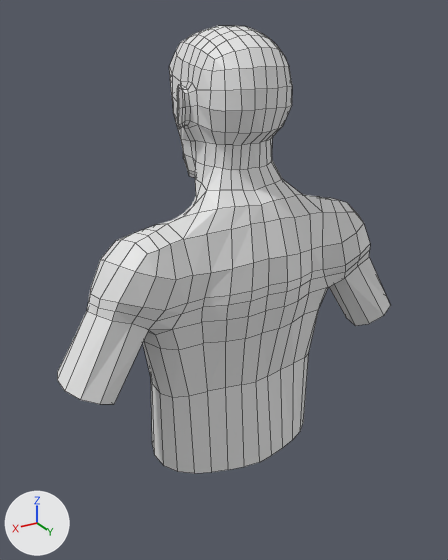
A saved change to the Blender file Projects/BaseMeshPractice.blend.
One viewpoint serves both versions: a 50 mm lens placed at (244.0, 389.0, 588.0), pointed at (2.0, -16.0, 386.0). The lights are fixed; the arrows at lower left show +X, +Y and +Z. Mesh edges are drawn as thin lines.
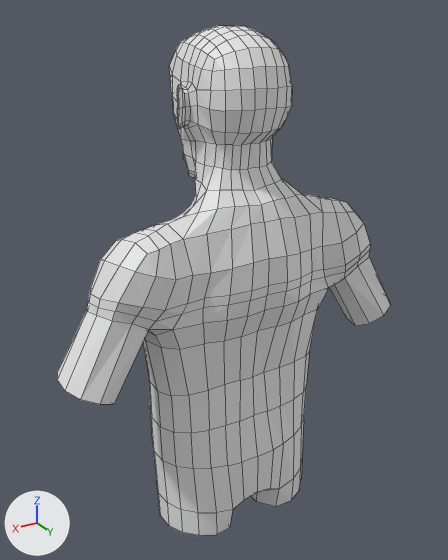
Commit message: start developing pelvis area

What changed in the scene script:
```text
Change me_cube:
    used by ob_cube; location = (0.0, 0.0, 0.0)
    remove me_cube.from_pydata(...)  # 446 vertices, 411 faces; spans x 0.0..152.0, y -62.0..47.0, z 232.0..580.0
    add me_cube.from_pydata(...)  # 492 vertices, 455 faces; spans x 0.0..152.0, y -62.0..47.0, z 162.0..580.0
    me_cube part 1
    14 vertices are removed from x 0.0..73.0, y -52.0..40.0, z 232.0..239.0
    13 faces are deleted
    3 vertices in x 0.0..31.0, y 35.0..44.0, z 360.0..381.0 move by (0.0, -1.0, 0.0)
    3 vertices in x 66.0..77.0, y -33.0..26.0, z 352.0..359.0 move by (-1.0, 0.0, 0.0)
    25 vertices move from x 0.0..81.0, y -54.0..40.0, z 309.0..393.0 to x 0.0..79.0, y -56.0..41.0, z 311.0..393.0
    60 vertices are added at x 0.0..73.0, y -57.0..38.0, z 162.0..279.0
    57 new faces join them
```

Location of each change, (x1, y1, x2, y2) in pixels of the pictures (448 x 560 px):
'Cube', reshaped (14% taller)
    before: (57, 26, 391, 473)
    after: (57, 26, 391, 535)
part 1 of me_cube, built on
    before: (143, 270, 345, 473)
    after: (143, 270, 345, 535)
